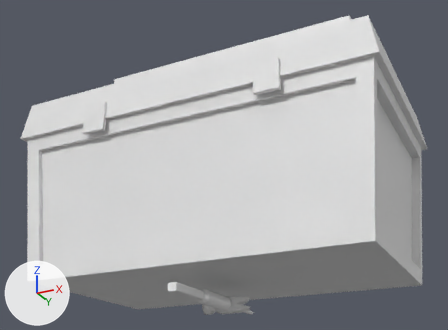
An edit to the Blender file fbx/obj_fix/obj_0801.blend, drawn before and after from the same camera.
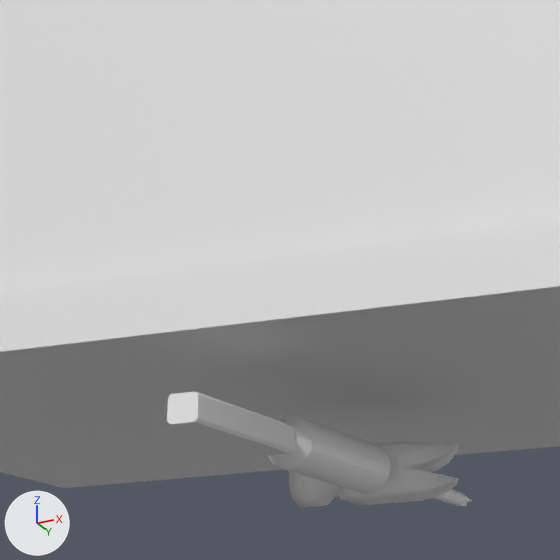
Old and new are each drawn whole from a 50 mm lens placed at (0.609, -1.238, -0.225), pointed at (-0.004, -0.012, 0.327) and again close up on the part from 27% to 62% of the width and 52% to 100% of the height. The axes (+X, +Y, +Z) are drawn at lower left. The lights are the same throughout. The same objects are shown in both versions, whatever each file hides.

In view in the first close-up: 'driver', 'hammer', 'toolbox'.
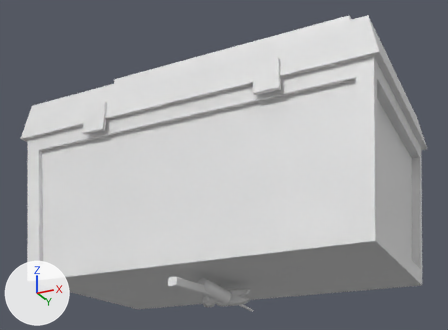
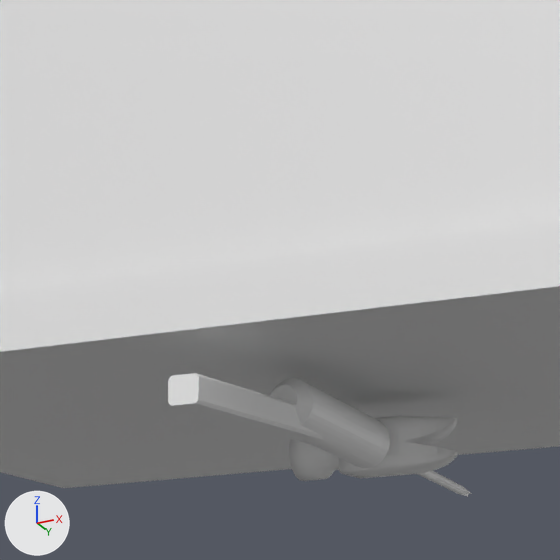
Changed parts and their boxes [x1, y1, x2, y2] in the close-ups (560 x 560 px):
'hammer', moved, turned
    before: [167, 392, 459, 507]
    after: [168, 373, 458, 481]
'driver', moved, turned
    before: [268, 416, 472, 506]
    after: [269, 378, 472, 497]

Patch to the scene script:
```diff
--- a/fbx/obj_fix/obj_0801.blend.py
+++ b/fbx/obj_fix/obj_0801.blend.py
@@ ob_hammer @@
 ob_hammer = bpy.data.objects.new('hammer', me_실린더)
-ob_hammer.location = (-0.0203, 0.0, 0.0)
+ob_hammer.location = (-0.0203, 0.0, 0.0164)
+ob_hammer.rotation_euler = (0.0276, 0.0, 0.0)  # degrees (1.6, 0, 0)
 ob_hammer.scale = (0.0793, 0.0793, 0.0793)
@@ ob_driver @@
 ob_driver = bpy.data.objects.new('driver', me_실린더_002)
-ob_driver.location = (0.0, 0.0, 0.0)
-ob_driver.rotation_euler = (-1.571, 0.0, 0.0)  # degrees (-90, 0, 0)
+ob_driver.location = (0.0, 0.0, 0.0143)
+ob_driver.rotation_euler = (-1.636, 0.0, 0.0)  # degrees (-94, 0, 0)
 ob_driver.scale = (0.0891, 0.0891, 0.0891)
```
